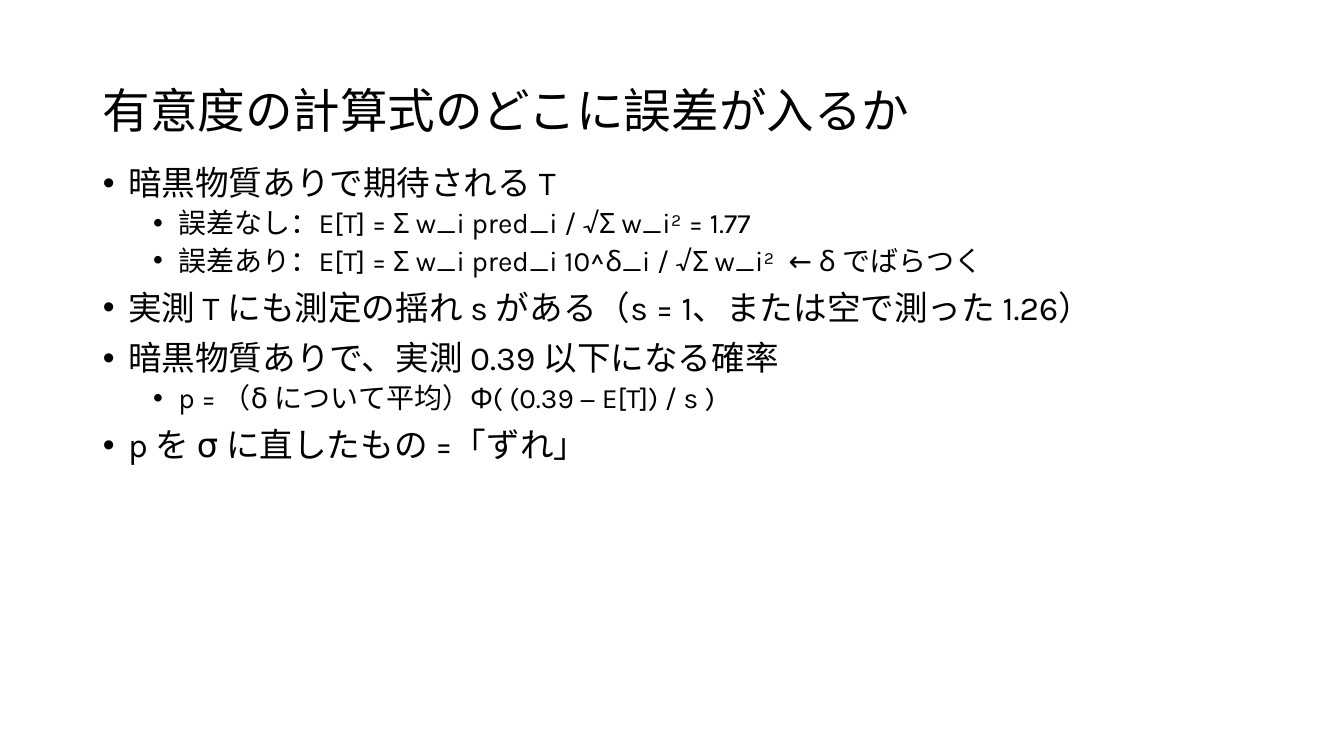
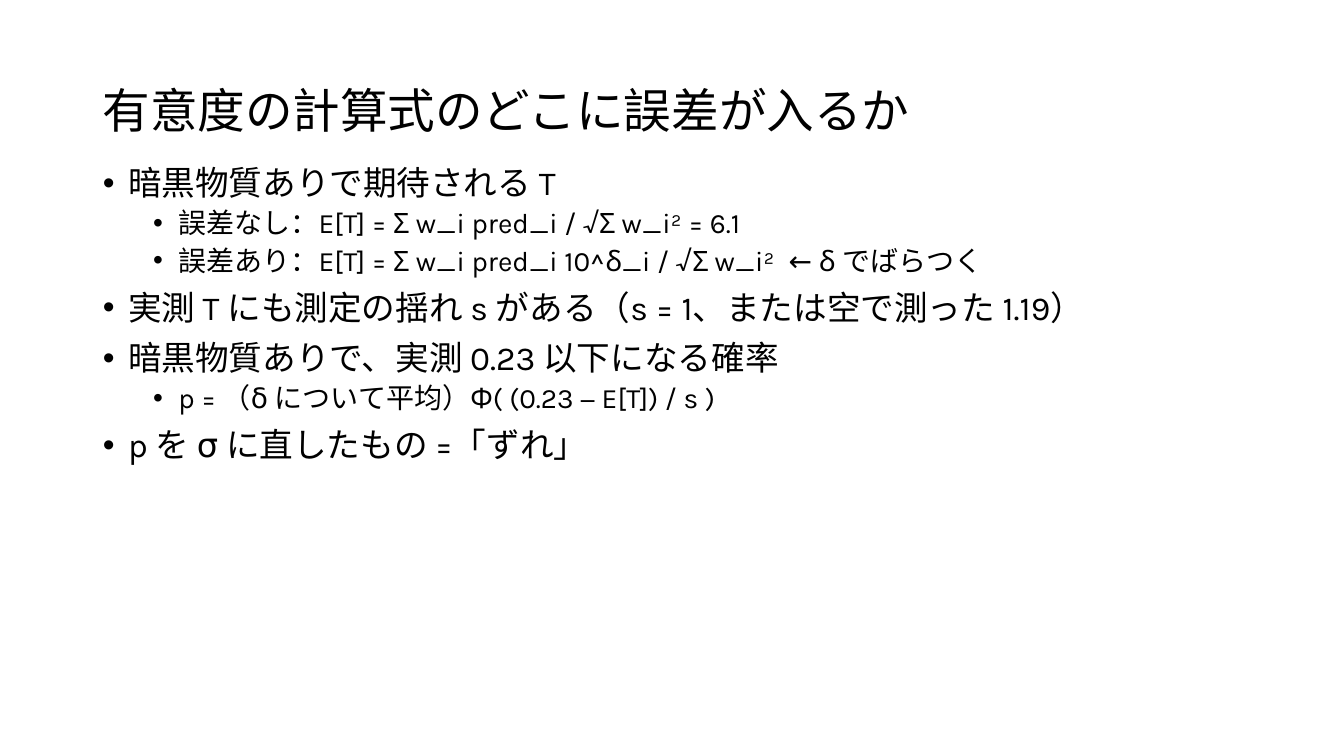
Before and after one commit to Mikann20041029/darkmatter-slides, a slide deck: slide 44 of slides/2026-10-03_研究進捗報告_claude_夕方版.pptx (slide 43 before the commit). Drawn at 1344x756 pixels with LibreOffice and Linux fonts; fonts in the diff are those of the drawing. Boxes give left, top, right and bottom in pixels: in the first picture for what was removed or moved away, otherwise in the second. Text is boxed around its words. In the diff, an @@ line names an element or a change of style, - is before the commit and + after.

```diff
--- a/slides/2026-10-03_研究進捗報告_claude_夕方版.pptx
+++ b/slides/2026-10-03_研究進捗報告_claude_夕方版.pptx
@@ text at [178, 209, 740, 240]: text changed @@
-  • 誤差なし：E[T] = Σ w_i pred_i / √Σ w_i² = 1.77
+  • 誤差なし：E[T] = Σ w_i pred_i / √Σ w_i² = 6.1
@@ text at [128, 291, 1084, 415]: text changed @@
-• 実測 T にも測定の揺れ s がある（s = 1、または空で測った 1.26）
-• 暗黒物質ありで、実測 0.39 以下になる確率
-  • p = （δ について平均）Φ( (0.39 − E[T]) / s )
+• 実測 T にも測定の揺れ s がある（s = 1、または空で測った 1.19）
+• 暗黒物質ありで、実測 0.23 以下になる確率
+  • p = （δ について平均）Φ( (0.23 − E[T]) / s )
```
Also in this commit, not shown: 14 other slides changed, 1 slide added.
